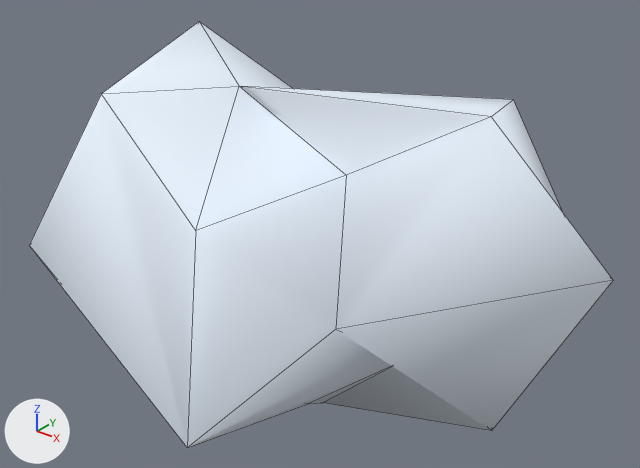
Renders of the OBJ model PRJ/Turrets-android/assets/data/Meteorite.obj from each side of a commit.
The view is the same before and after, from a 50 mm camera at (1.8, -2.27, 1.38) aimed at (0.11, -0.16, 0.07). Lighting does not change. The marker at lower left points along +X, +Y and +Z. Mesh edges are drawn as thin lines. Where no turn or scale is listed for an object, it has been applied to the vertices.
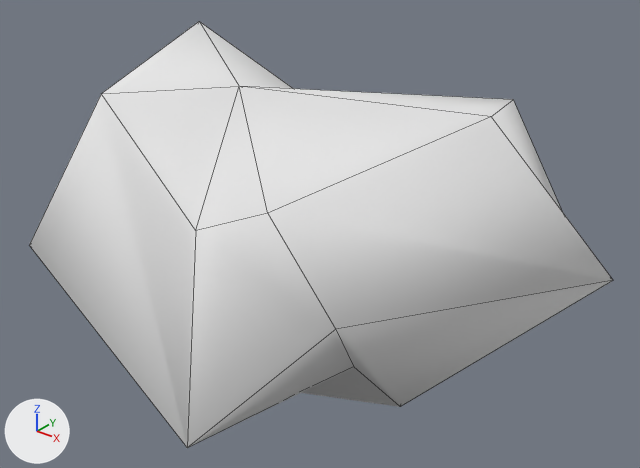
Location of each change, [x1, y1, x2, y2] in pixels of the pictures (640 x 468 px):
part 1 of me_sphere1, cut back
    both: [187, 86, 613, 448]
part 2 of me_sphere1, recoloured
    both: [29, 22, 562, 447]

The change, as a list of edits to the scene's bpy script:
```text
Add mat_default2:
    mat_default2 = principled_material('default2')
    mat_default2.base_color = (0.8, 0.8, 0.8)  # white #e7e7e7
    mat_default2.roughness = 1.0
Change me_sphere1:
    used by ob_sphere1; location = (0.0, 0.0, 0.0)
    remove me_sphere1.from_pydata(...)  # 26 vertices, 32 faces; spans x -0.78..1.13, y -0.94..0.63, z -0.69..0.66
    add me_sphere1.from_pydata(...)  # 25 vertices, 25 faces; spans x -0.78..1.13, y -0.94..0.61, z -0.48..0.66
    me_sphere1 part 1
    1 vertex is removed from x 0.07, y -0.08, z -0.69
    8 faces are deleted
    9 vertices move from x -0.64..0.77, y -0.58..0.63, z -0.51..0.3 to x -0.33..0.47, y -0.52..0.23, z -0.48..0.3
    1 new face joins them
    me_sphere1 part 2: 24 faces spanning x -0.78..1.13, y -0.94..0.61, z -0.48..0.66 switch from mat_default (white #eaf4ff) to mat_default2 (white #e7e7e7)
```
